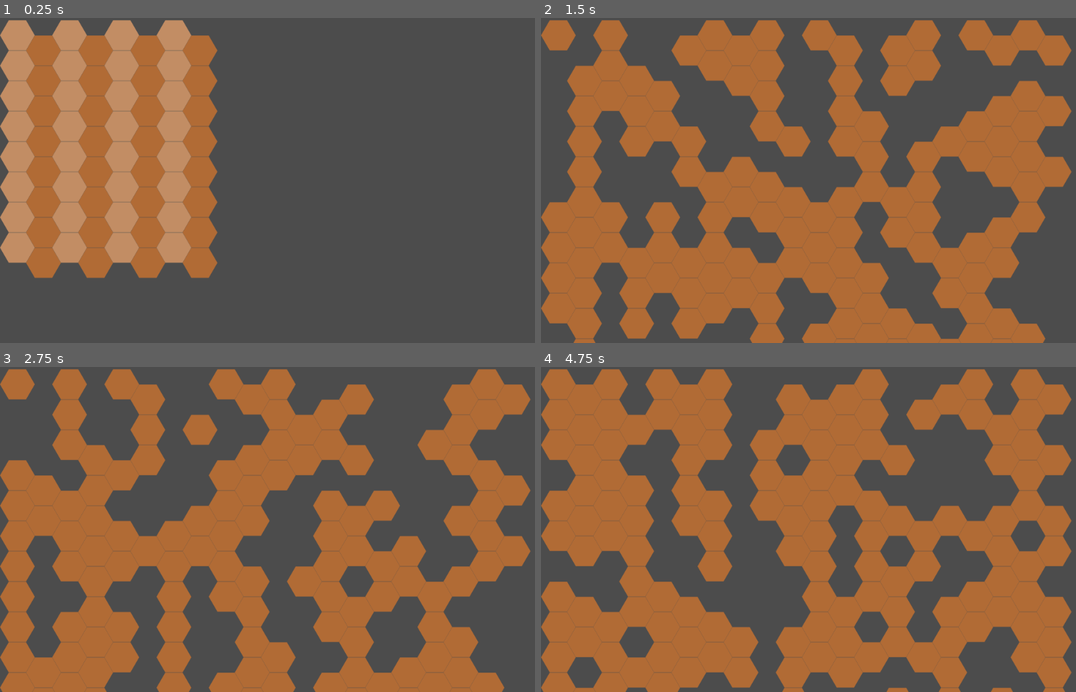
Above: before the commit, frames 1-4 (two rows, left to right).
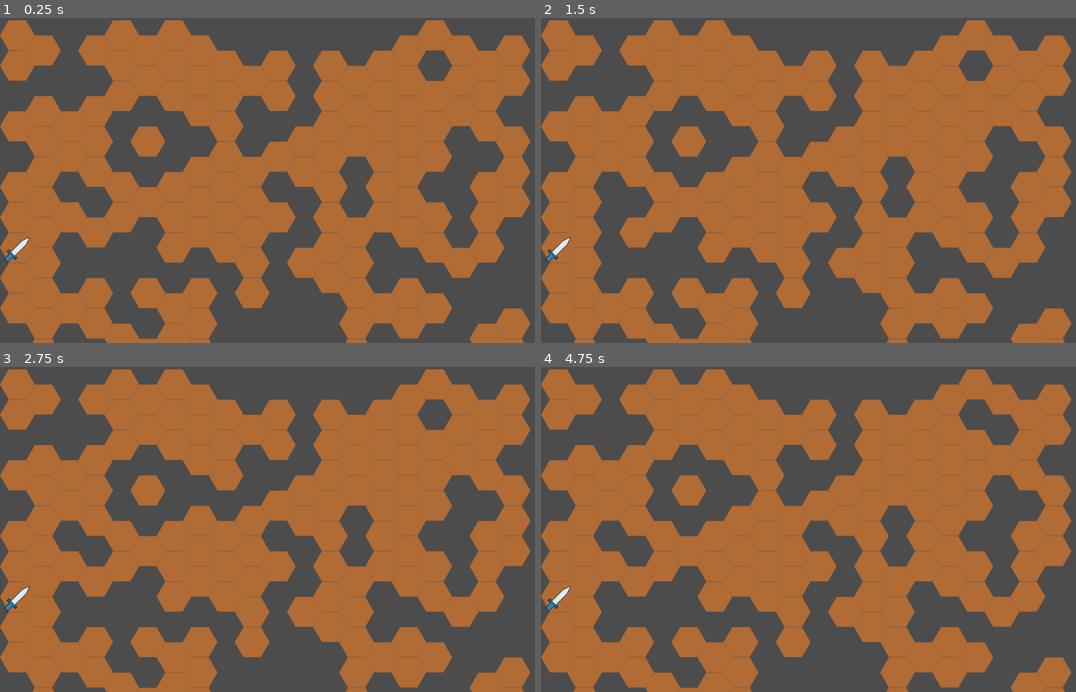
Above: after the commit, the same moments.

Repository: ra314/psiloi
Game: Godot game, scene res://Scenes/Main.tscn
Same seed, same stepped clock (60 frames per second), same inputs: the game is played once before the commit and once after it.
Inputs (mouse positions are in pixels of both pictures, inside the frame that each line leads up to):
- Up to frame 1 (0.25 s): no input
- Up to frame 2 (1.5 s): tap Enter at 0.5 s; move the mouse to (942, 164) at 0.52 s; click (942, 164) at 0.6 s; tap Space (ui_select) at 0.77, 0.8, 1.07, 1.35 s; move the mouse to (706, 196) at 1.27 s
- Up to frame 3 (2.75 s): tap Space (ui_select) at 1.52, 1.82, 2.3 s; click (165, 545) at 1.55 s; move the mouse to (331, 458) at 2.02 s; click (331, 458) at 2.1 s
- Up to frame 4 (4.75 s): move the mouse to (792, 594) at 2.77 s; click (792, 594) at 2.85 s; tap Space (ui_select) at 3.02, 3.32, 3.6, 3.77, 4.07, 4.52 s; move the mouse to (985, 578) at 3.52 s; click (985, 578) at 3.67 s; move the mouse to (653, 480) at 4.27 s; click (653, 480) at 4.35 s

The runs differ from the first frame. In frame 1, 59% of the frame differs, in the area x 0-100%, y 0-100%; in frame 2, 48%; in frame 3, 45%; in frame 4, 47%.

Commit message:
Added unit navigation with BFS.

Diff:
--- a/Scenes/Main.gd
+++ b/Scenes/Main.gd
@@ -2,29 +2,55 @@
 
 const HERO_SPAWN_POS := Vector2(0,7)
 const EXIT_POS := Vector2(19,1)
+var pos_to_unit_map: Dictionary = {}
 
 # Called when the node enters the scene tree for the first time.
 func _ready():
-	pass # Replace with function body.
+	create_valid_procedural_level()
+	$Units/Player.position = $TileMap.map_to_world(HERO_SPAWN_POS)
+	pos_to_unit_map = cache_unit_locations()
 
-func _unhandled_input(event) -> void:
-	# A simple code to show how to you can manipulate hexes using the mouse.
-	#var mouse_offset: Vector2 = Vector2(-11,-6)
-	if event.is_action_released("ui_select"):
-		var grid_pos: Vector2 = $TileMap.world_to_map(get_global_mouse_position())
-		print(Navigator.get_surrounding_tiles(grid_pos))
-		highlight_tiles(Navigator.get_surrounding_tiles(grid_pos))
+func create_valid_procedural_level() -> void:
+	var num_tries = 0
+	LevelGenerator.apply_random_level($TileMap)
+	var path = Navigator.bfs_path(HERO_SPAWN_POS, EXIT_POS, $TileMap)
+	while(path == []):
+		LevelGenerator.apply_random_level($TileMap)
+		path = Navigator.bfs_path(HERO_SPAWN_POS, EXIT_POS, $TileMap)
+		num_tries += 1
+	print("num_tries " + str(num_tries))
+	highlight_path(path, $TileMap)
 
-		var num_tries = 0
-		LevelGenerator.apply_random_level($TileMap)
-		var path = Navigator.bfs_path(HERO_SPAWN_POS, EXIT_POS, $TileMap)
-		while(path == []):
-			LevelGenerator.apply_random_level($TileMap)
-			path = Navigator.bfs_path(HERO_SPAWN_POS, EXIT_POS, $TileMap)
-			num_tries += 1
-		print("num_tries " + str(num_tries))
+func cache_unit_locations() -> Dictionary:
+	var pos_to_unit_map: Dictionary = {}
+	for child in $Units.get_children():
+		var grid_pos = $TileMap.world_to_map(child.position)
+		pos_to_unit_map[grid_pos] = child
+	return pos_to_unit_map
 
-		highlight_path(path, $TileMap)
+var selected_unit: Node2D = null
+
+func _input(event):
+	if event is InputEventMouseButton and event.is_action_released("click"):
+		var grid_pos = $TileMap.world_to_map(event.position)
+		var node = pos_to_unit_map.get(grid_pos, null)
+		if selected_unit == null:
+			if node != null:
+				selected_unit = node
+		else:
+			var selected_unit_grid_pos = $TileMap.world_to_map(selected_unit.position)
+			var path = Navigator.bfs_path(selected_unit_grid_pos, grid_pos, $TileMap)
+			animate_along_path(path, selected_unit)
+			if path != []:
+				pos_to_unit_map[selected_unit_grid_pos] = null
+				pos_to_unit_map[grid_pos] = selected_unit
+			selected_unit = null
+		print(selected_unit)
+
+func animate_along_path(path: Array, unit: Node2D) -> void:
+	for node in path:
+		unit.position = $TileMap.map_to_world(node)
+		yield(get_tree().create_timer(0.2), "timeout")
 
 func highlight_tile(grid_position: Vector2) -> void:
 	$TileMap.set_cell(grid_position.x, grid_position.y, 1)
@@ -34,6 +60,7 @@
 		highlight_tile(grid_position)
 
 func highlight_path(path: Array, tilemap: TileMap) -> void:
+	yield(get_tree().create_timer(1), "timeout")
 	for node in path:
 		var og_value = tilemap.get_cellv(node)
 		tilemap.set_cellv(node, 0)
--- a/Scenes/Main.tscn
+++ b/Scenes/Main.tscn
@@ -1,7 +1,8 @@
-[gd_scene load_steps=3 format=2]
+[gd_scene load_steps=4 format=2]
 
 [ext_resource path="res://Tilemap/Tileset_Hex.tres" type="TileSet" id=1]
 [ext_resource path="res://Scenes/Main.gd" type="Script" id=2]
+[ext_resource path="res://Scenes/Player.tscn" type="PackedScene" id=3]
 
 [node name="Main" type="Node2D"]
 script = ExtResource( 2 )
@@ -14,3 +15,7 @@
 show_collision = true
 format = 1
 tile_data = PoolIntArray( 0, 2, 0, 1, 1, 0, 2, 2, 0, 3, 1, 0, 4, 2, 0, 5, 1, 0, 6, 2, 0, 7, 1, 0, 65536, 2, 0, 65537, 1 …(755 unchanged characters)…
+
+[node name="Units" type="Node2D" parent="."]
+
+[node name="Player" parent="Units" instance=ExtResource( 3 )]
--- /dev/null
+++ b/Scenes/Player.tscn
@@ -0,0 +1,8 @@
+[gd_scene load_steps=2 format=2]
+
+[ext_resource path="res://Assets/Player_Tile.png" type="Texture" id=1]
+
+[node name="Player" type="Sprite"]
+scale = Vector2( 0.25, 0.25 )
+texture = ExtResource( 1 )
+centered = false
--- a/Scripts/LevelGenerator.gd
+++ b/Scripts/LevelGenerator.gd
@@ -5,6 +5,7 @@
 
 static func init_noise() -> OpenSimplexNoise:
 	var noise = OpenSimplexNoise.new()
+	randomize()
 	noise.seed = randi()
 	noise.octaves = 4
 	noise.period = 2
--- a/Scripts/Navigator.gd
+++ b/Scripts/Navigator.gd
@@ -40,24 +40,21 @@
 	return grid_positions
 
 static func backtrace_path(node_to_prev_node_map: Dictionary, node: Vector2, start_grid_pos: Vector2) -> Array:
-	print(start_grid_pos)
-	print(node)
-
 	var path = []
 	while node != start_grid_pos:
 		path.append(node)
-
 		node = node_to_prev_node_map[node]
 	path.append(node)
-	print(path)
+	path.invert()
 	return path
 
 static func bfs_path(start_grid_pos: Vector2, end_grid_pos: Vector2, tilemap: TileMap) -> Array:
+	if tilemap.get_cellv(start_grid_pos) in BLOCKING_TILES:
+		return []
+
 	var bfs_queue = []
 	var node_to_prev_node_map = {}
 	bfs_queue.append(start_grid_pos)
-
-	print(start_grid_pos)
 
 	# Find path with BFS
 	var node: Vector2
@@ -66,7 +63,7 @@
 		if node == end_grid_pos:
 			return backtrace_path(node_to_prev_node_map, node, start_grid_pos)
 		for surrounding_node in get_surrounding_tiles(node):
-			if !(tilemap.get_cellv(node) in BLOCKING_TILES):
+			if !(tilemap.get_cellv(surrounding_node) in BLOCKING_TILES):
 				if !(surrounding_node in node_to_prev_node_map):
 					node_to_prev_node_map[surrounding_node] = node
 					bfs_queue.append(surrounding_node)
--- a/project.godot
+++ b/project.godot
@@ -54,6 +54,14 @@
 "svg/scale": 1.0
 }
 
+[input]
+
+click={
+"deadzone": 0.5,
+"events": [ Object(InputEventMouseButton,"resource_local_to_scene":false,"resource_name":"","device":-1,"alt":false,"shift":false,"control":false,"meta":false,"command":false,"button_mask":0,"position":Vector2( 0, 0 ),"global_position":Vector2( 0, 0 ),"factor":1.0,"button_index":1,"pressed":false,"doubleclick":false,"script":null)
+ ]
+}
+
 [physics]
 
 common/enable_pause_aware_picking=true
